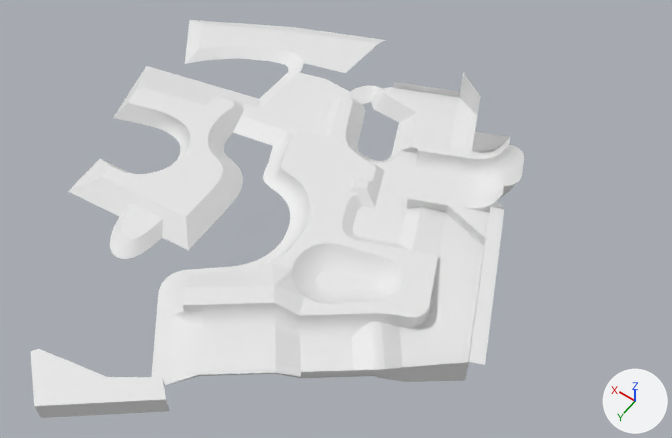
One commit to the FBX model Assets/Models/Environment/LevelMesh/scuzz-level-main1.fbx: the scene before it, then after it.
The view is the same before and after, from a 50 mm camera at (-79.4, 137.6, 163.8) aimed at (-8.8, 38.7, 8.5). The axes (+X, +Y, +Z) are drawn at lower right. The lights are the same throughout. Where no turn or scale is listed for an object, it has been applied to the vertices.

The first picture shows 'main'.
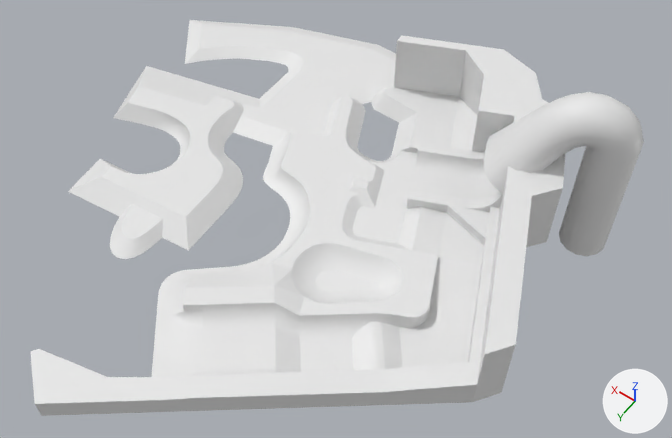
Pixel boxes (x1, y1, x2, y2) of what changed, in the pictures (672 x 438 px):
'main', reshaped (24% wider)
    before: (30, 20, 524, 418)
    after: (30, 20, 644, 416)
part 1 of me_cube_003, built on
    before: (32, 27, 510, 418)
    after: (32, 27, 644, 416)

The change in detail:
Material 'pipe' (mat_pipe) is new.
Its base color is (0.8, 0.8, 0.8) (white #e7e7e7).
me_cube_003 is used by ob_main; location (46.6, 56.5, 0.0).
me_cube_003 had 959 vertices, 1730 faces and spanned x -98.3..19.6, y -79.3..48.8, z -0.1..12.1.
me_cube_003 now has 1179 vertices, 2179 faces and spans x -102.7..19.6, y -76.6..48.5, z -8.2..34.6.
Part 1, on me_cube_003:
15 vertices are removed from x -98.3..-24.3, y -79.3..48.8, z 0.0..11.8.
38 faces are deleted.
4 vertices move from x -44.8..-33.7, y -64.7..48.8, z 0.0..5.0 to x -44.7..-33.5, y -64.7..48.5, z 0.0..5.0.
222 vertices are added at x -102.7..-24.4, y -76.6..48.5, z -8.2..34.6.
7 new vertices lie (0.0, 0.0, 18.4) away from vertices in x -102.7..-62.6, y -74.4..-7.0, z 0.0.
6 new vertices lie (1.8, 0.8, -3.4) away from vertices in x -80.2..-76.0, y -53.9..-44.6, z 16.4..17.0.
180 new faces join them, mat_check (its picture is missing).
307 new faces join them, mat_pipe (white #e7e7e7).
me_cube_003 now uses material mat_pipe (white #e7e7e7).
